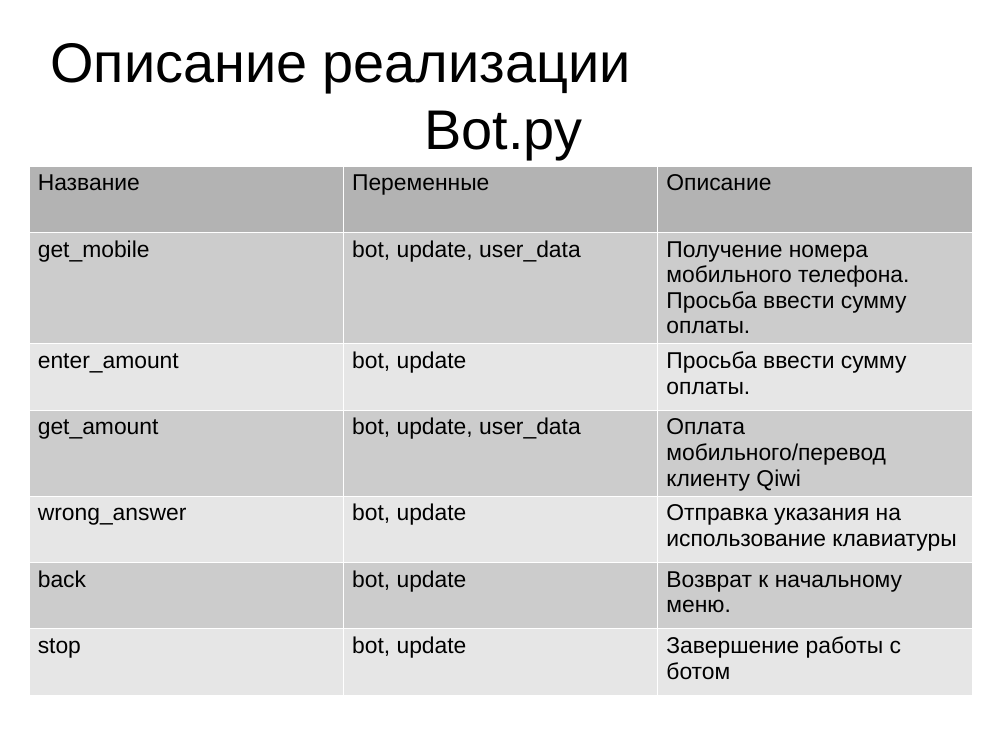
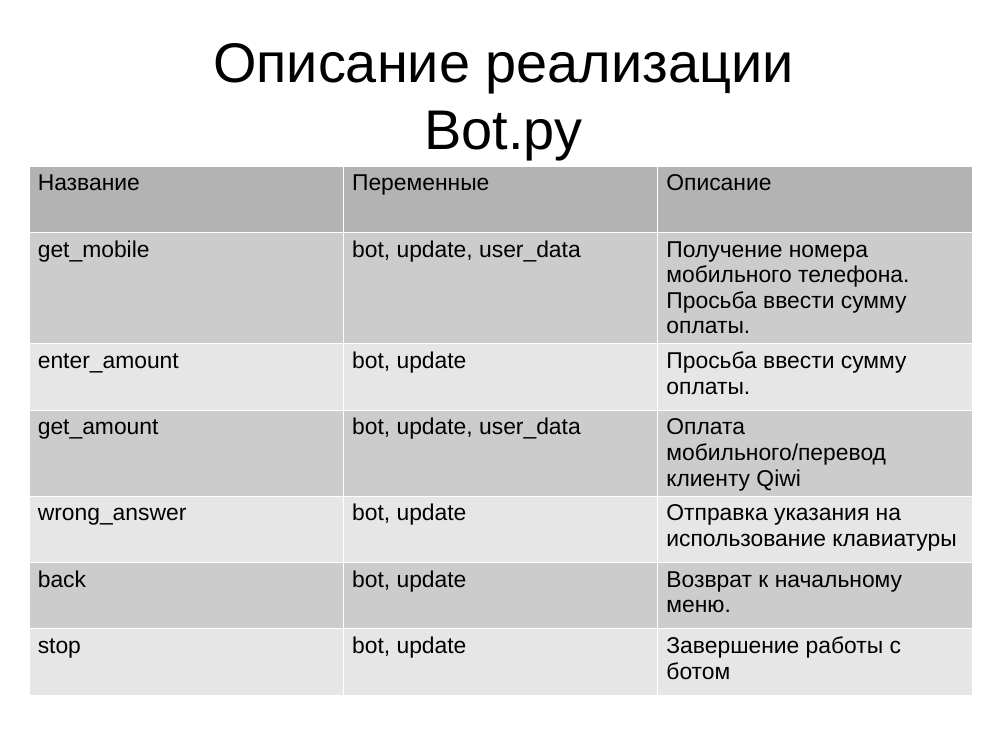
Before and after one commit to Kirill-Lekhov/Telegram-Qiwi-Bot, a slide deck: slide 17 of Telegram-Qiwi-Bot.pptx. Drawn at 1008x756 pixels with LibreOffice and Linux fonts; fonts in the diff are those of the drawing. Boxes give left, top, right and bottom in pixels: in the first picture for what was removed or moved away, otherwise in the second. Text is boxed around its words. In the diff, an @@ line names an element or a change of style, - is before the commit and + after.

```diff
--- a/Telegram-Qiwi-Bot.pptx
+++ b/Telegram-Qiwi-Bot.pptx
@@ text at (213,43,794,158): text changed @@
-Описание реализации
-Bot.py
+Описание реализации
+Bot.py
```
Also in this commit, not shown: 13 other slides changed.
